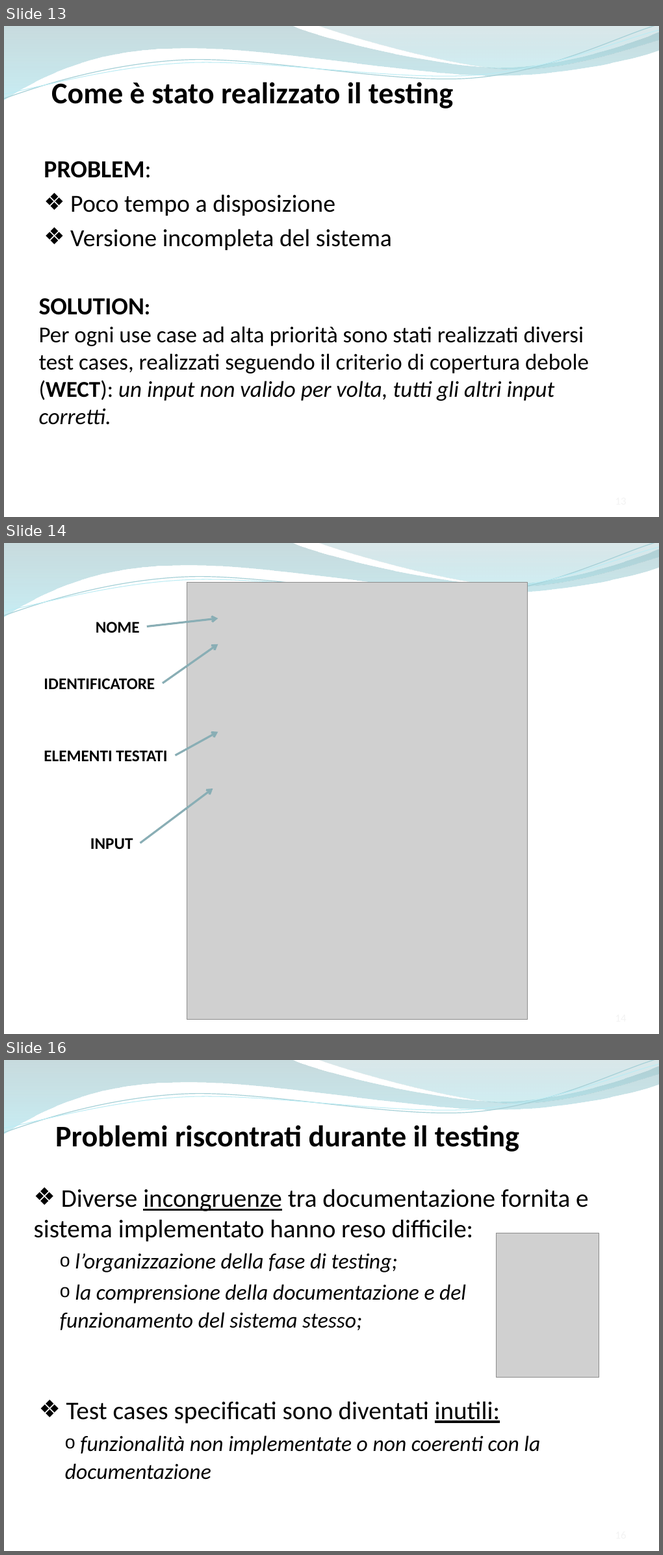
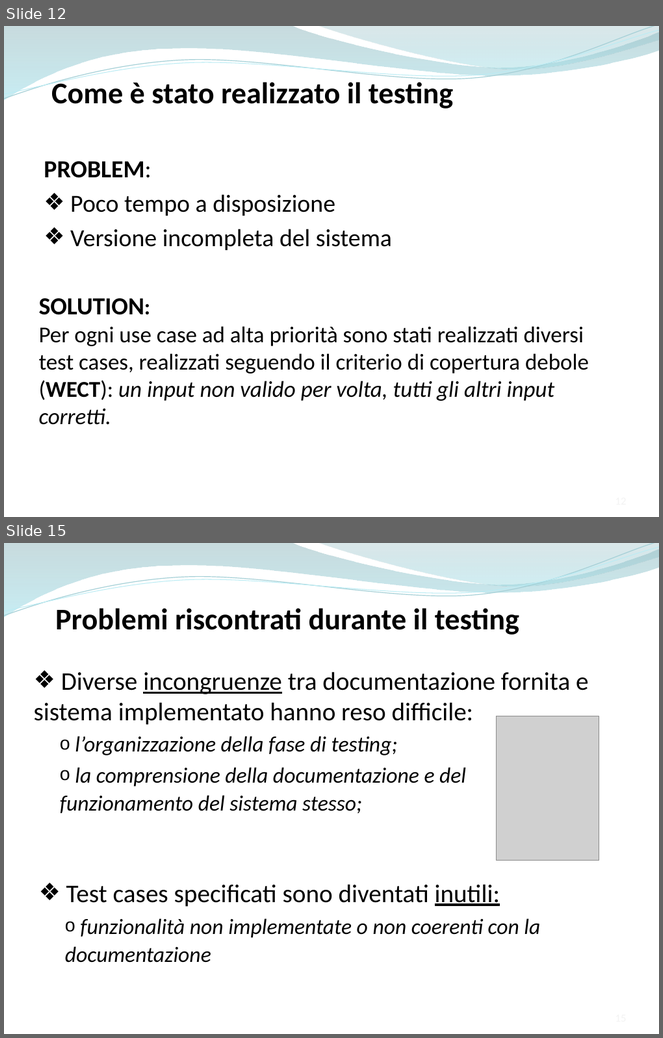
Before and after one commit to ammirate/at-silo, a slide deck: Presentazione/Atsilo2/Ferrara/Ferrara_M_PresentazioneFinale.pptx. Shown one above the other, each under a label of ours: slides 13, 14 and 16 before the commit, slides 12 and 15 after it; the slides between them are not shown. The pictures are 663x1555 and 663x1038 pixels, drawn with LibreOffice and Linux fonts; fonts in the diff are those of the drawing; grey boxes stand for pictures. Boxes give left, top, right and bottom in pixels: in the first picture for what was removed or moved away, otherwise in the second. Text is boxed around its words. In the diff, an @@ line names an element or a change of style, - is before the commit and + after.

```diff
--- a/Presentazione/Atsilo2/Ferrara/Ferrara_M_PresentazioneFinale.pptx
+++ b/Presentazione/Atsilo2/Ferrara/Ferrara_M_PresentazioneFinale.pptx
@@ slide 14 removed at (4, 543, 659, 1034), background #FFFFFF; not listed: 4 template elements that a slide beside it also shows @@
@@ picture removed at (187, 582, 528, 1020) @@
@@ arrow removed from (147, 626) to (218, 618) @@
@@ text removed at (96, 622, 140, 633) @@
-NOME
@@ arrow removed from (163, 683) to (218, 644) @@
@@ text removed at (44, 678, 155, 689) @@
-IDENTIFICATORE
@@ arrow removed from (175, 756) to (218, 731) @@
@@ text removed at (44, 750, 167, 761) @@
-ELEMENTI TESTATI
@@ arrow removed from (140, 843) to (213, 789) @@
@@ text removed at (90, 838, 133, 850) @@
-INPUT
@@ what was slide 13 is now slide 12 @@
@@ what was slide 16 is now slide 15 @@
```
Also in this commit, not shown: 3 slides changed, 2 slides added, 2 other slides removed.
